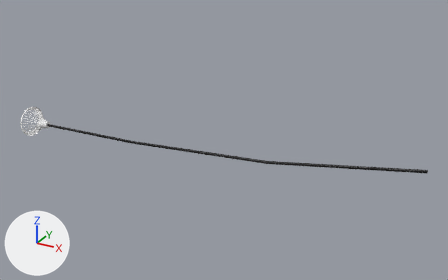
The glTF model k107.glb: old version first, new version second.
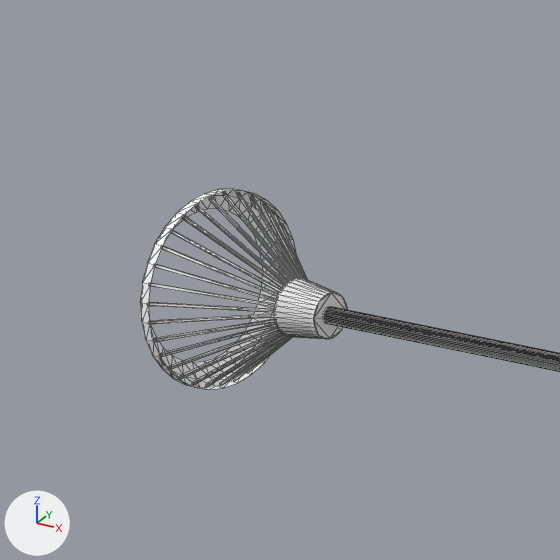
There are two pictures of each version: one whole from a camera (50 mm lens) standing at (-17.7, -26.18, 10.82) and looking at (-32.61, 0.95, -2.74), one close up on the part from 0% to 18% of the width and 28% to 57% of the height. The lights are fixed; the arrows at lower left show +X, +Y and +Z. The close-ups show mesh edges as thin lines. Vertices at the same position are counted once.

The scene before the commit, as lines of its bpy script (objects in view):
```python
me_立方体_003 = bpy.data.meshes.new('立方体.003')
me_立方体_003.from_pydata(...)  # 576 vertices, 952 faces; spans x -69.0..171.0, y -70.0..69.0, z -95.0..2.0
# faces by material slot: [576, 124, 252]
me_立方体_003.materials.append(mat_マテリアル_003)  # white #ffffff
me_立方体_003.materials.append(None)
me_立方体_003.materials.append(mat_マテリアル_004)  # black #000000
ob_立方体_002 = bpy.data.objects.new('立方体.002', me_立方体_003)
ob_立方体_002.location = (-45.56, -0.004, -3.895)
ob_立方体_002.rotation_euler = (0.0, 1.568, 0.0)  # degrees (0, 90, 0)
ob_立方体_002.scale = (-0.0134, -0.0134, -0.25)
```
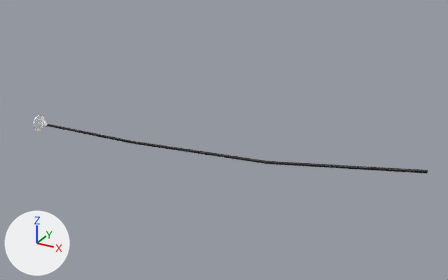
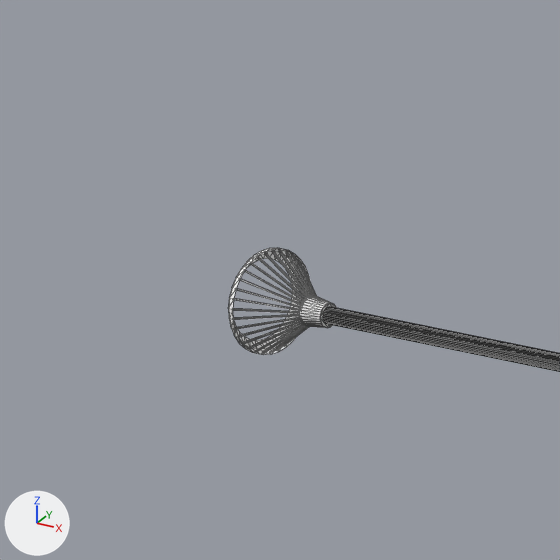
Location of each change, [x1, y1, x2, y2] in pixels of the close-ups (560 x 560 px; the box of a moved part takes in the faces that stretch with it):
'立方体.002', reshaped
    before: [141, 189, 560, 390]
    after: [229, 248, 560, 372]
part 1 of me_立方体_003, moved or reshaped
    before: [149, 314, 274, 324]
    after: [233, 315, 299, 320]
part 2 of me_立方体_003, moved or reshaped
    before: [209, 196, 291, 282]
    after: [264, 252, 308, 297]
part 3 of me_立方体_003, moved or reshaped
    before: [162, 246, 278, 297]
    after: [240, 279, 301, 305]
part 4 of me_立方体_003, moved or reshaped
    before: [179, 331, 281, 379]
    after: [248, 323, 303, 349]
part 5 of me_立方体_003, moved or reshaped
    before: [262, 201, 304, 278]
    after: [292, 255, 315, 296]
part 6 of me_立方体_003, moved or reshaped
    before: [150, 283, 274, 307]
    after: [234, 298, 299, 311]
part 7 of me_立方体_003, moved or reshaped
    before: [205, 335, 287, 387]
    after: [262, 326, 306, 354]
part 8 of me_立方体_003, moved or reshaped
    before: [237, 192, 298, 278]
    after: [279, 250, 311, 295]
part 9 of me_立方体_003, moved or reshaped
    before: [182, 216, 284, 288]
    after: [250, 263, 304, 301]
part 10 of me_立方体_003, moved or reshaped
    before: [159, 323, 277, 357]
    after: [238, 319, 300, 337]
part 11 of me_立方体_003, moved or reshaped
    before: [282, 225, 307, 279]
    after: [303, 267, 316, 295]
part 12 of me_立方体_003, moved or reshaped
    before: [148, 302, 274, 313]
    after: [233, 308, 299, 314]
part 13 of me_立方体_003, moved or reshaped
    before: [220, 336, 289, 386]
    after: [270, 326, 307, 353]
part 14 of me_立方体_003, moved or reshaped
    before: [223, 192, 294, 280]
    after: [272, 250, 310, 296]
part 15 of me_立方体_003, moved or reshaped
    before: [171, 230, 281, 292]
    after: [244, 270, 302, 303]
part 16 of me_立方体_003, moved or reshaped
    before: [168, 327, 279, 370]
    after: [243, 322, 301, 344]
part 17 of me_立方体_003, moved or reshaped
    before: [273, 212, 306, 279]
    after: [298, 260, 316, 296]
part 18 of me_立方体_003, moved or reshaped
    before: [155, 264, 276, 302]
    after: [236, 288, 300, 308]
part 19 of me_立方体_003, moved or reshaped
    before: [141, 189, 347, 390]
    after: [229, 248, 337, 355]

Patch to the scene script:
```diff
--- a/k107.glb.py
+++ b/k107.glb.py
@@ me_立方体_003 @@
 # used by ob_立方体_002; location = (-45.56, -0.004, -3.895); rotation_euler = (0.0, 1.568, 0.0), in degrees (0, 90, 0); scale = (-0.0134, -0.0134, -0.25)
-me_立方体_003.from_pydata(...)  # 576 vertices, 952 faces; spans x -69.0..171.0, y -70.0..69.0, z -95.0..2.0
+me_立方体_003.from_pydata(...)  # 576 vertices, 952 faces; spans x -37.0..171.0, y -37.0..37.0, z -95.0..0.0
+# me_立方体_003 part 1: the loose piece of 8 vertices spanning x -1.0..1.0, y -1.0..68.0, z -3.0..1.0 is scaled about its middle by 0.529, then moved by (0.0, -16.0, -1.0)
+# me_立方体_003 part 2: the loose piece of 8 vertices spanning x -1.0..68.0, y -1.0..1.0, z -3.0..1.0 is scaled about its middle by 0.529, then moved by (-16.0, 0.0, -1.0)
+# me_立方体_003 part 3: the loose piece of 8 vertices spanning x -1.0..49.0, y -1.0..49.0, z -3.0..1.0 is scaled about its middle by 0.529, then moved by (-11.0, -11.0, -1.0)
+# me_立方体_003 part 4: the loose piece of 8 vertices spanning x -49.0..1.0, y -1.0..49.0, z -3.0..1.0 is scaled about its middle by 0.529, then moved by (11.0, -11.0, -1.0)
+# me_立方体_003 part 5: the loose piece of 8 vertices spanning x -1.0..49.0, y -49.0..1.0, z -3.0..1.0 is scaled about its middle by 0.529, then moved by (-11.0, 11.0, -1.0)
+# me_立方体_003 part 6: the loose piece of 8 vertices spanning x -1.0..27.0, y -1.0..63.0, z -3.0..1.0 is scaled about its middle by 0.529, then moved by (-6.0, -15.0, -1.0)
+# me_立方体_003 part 7: the loose piece of 8 vertices spanning x -63.0..1.0, y -1.0..27.0, z -3.0..1.0 is scaled about its middle by 0.529, then moved by (15.0, -6.0, -1.0)
+# me_立方体_003 part 8: the loose piece of 8 vertices spanning x -1.0..63.0, y -27.0..1.0, z -3.0..1.0 is scaled about its middle by 0.529, then moved by (-15.0, 6.0, -1.0)
+# me_立方体_003 part 9: the loose piece of 8 vertices spanning x -1.0..63.0, y -1.0..27.0, z -3.0..1.0 is scaled about its middle by 0.529, then moved by (-15.0, -6.0, -1.0)
+# me_立方体_003 part 10: the loose piece of 8 vertices spanning x -27.0..1.0, y -1.0..63.0, z -3.0..1.0 is scaled about its middle by 0.529, then moved by (6.0, -15.0, -1.0)
+# me_立方体_003 part 11: the loose piece of 8 vertices spanning x -1.0..27.0, y -63.0..1.0, z -3.0..1.0 is scaled about its middle by 0.529, then moved by (-6.0, 15.0, -1.0)
+# me_立方体_003 part 12: the loose piece of 8 vertices spanning x -1.0..14.0, y -1.0..67.0, z -3.0..1.0 is scaled about its middle by 0.529, then moved by (-3.0, -16.0, -1.0)
+# me_立方体_003 part 13: the loose piece of 8 vertices spanning x -67.0..1.0, y -1.0..14.0, z -3.0..1.0 is scaled about its middle by 0.529, then moved by (15.0, -3.0, -1.0)
+# me_立方体_003 part 14: the loose piece of 8 vertices spanning x -1.0..67.0, y -14.0..1.0, z -3.0..1.0 is scaled about its middle by 0.529, then moved by (-16.0, 3.0, -1.0)
+# me_立方体_003 part 15: the loose piece of 8 vertices spanning x -1.0..57.0, y -1.0..39.0, z -3.0..1.0 is scaled about its middle by 0.529, then moved by (-13.0, -9.0, -1.0)
+# me_立方体_003 part 16: the loose piece of 8 vertices spanning x -39.0..1.0, y -1.0..57.0, z -3.0..1.0 is scaled about its middle by 0.529, then moved by (9.0, -13.0, -1.0)
+# me_立方体_003 part 17: the loose piece of 8 vertices spanning x -1.0..39.0, y -57.0..1.0, z -3.0..1.0 is scaled about its middle by 0.529, then moved by (-9.0, 13.0, -1.0)
+# me_立方体_003 part 18: the loose piece of 8 vertices spanning x -1.0..39.0, y -1.0..57.0, z -3.0..1.0 is scaled about its middle by 0.529, then moved by (-9.0, -13.0, -1.0)
+# me_立方体_003 part 19: 236 of the vertices in x -69.0..69.0, y -70.0..69.0, z -4.0..2.0 are scaled about their middle by 0.529, then moved by (0.0, 0.0, -1.0)
 me_立方体_003.materials.append(mat_マテリアル_003)
```
